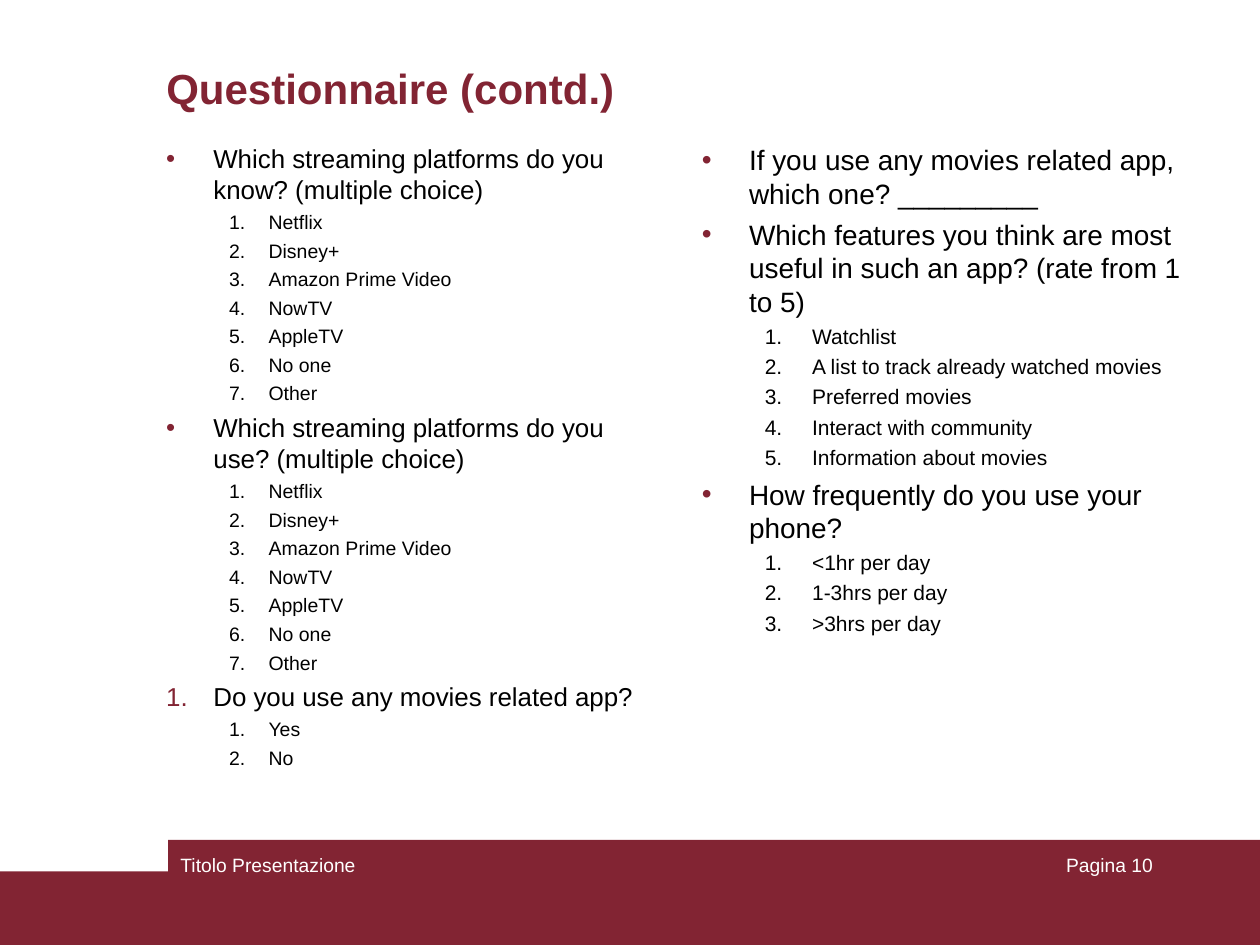
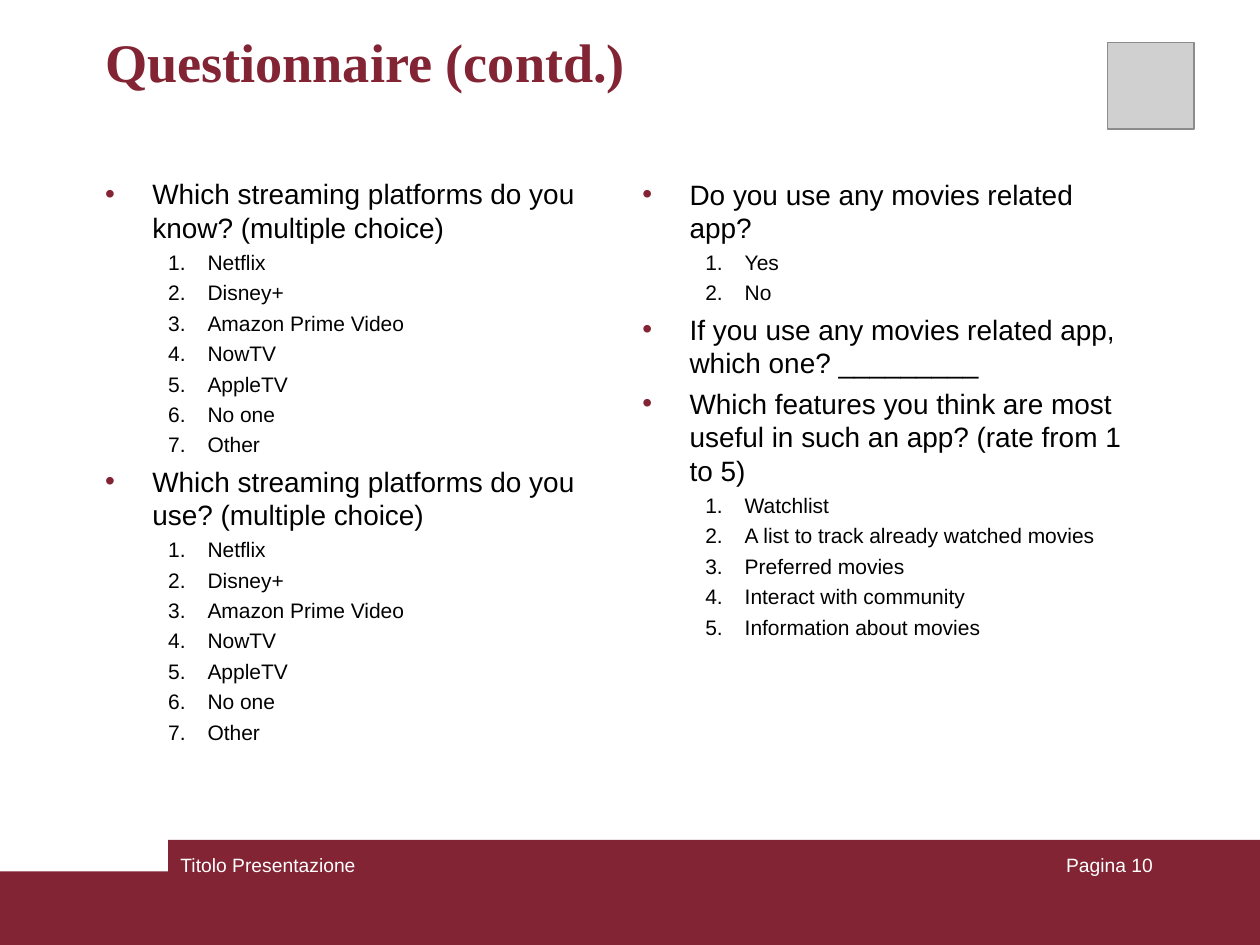
Before and after one commit to mauroficorella/Human-Computer-Interaction, a slide deck: slide 10 of Documentazione/CiakTime_HCI.ppt. Drawn at 1260x945 pixels with LibreOffice and Linux fonts; fonts in the diff are those of the drawing; grey boxes stand for pictures. Boxes give left, top, right and bottom in pixels: in the first picture for what was removed or moved away, otherwise in the second. Text is boxed around its words. In the diff, an @@ line names an element or a change of style, - is before the commit and + after.

```diff
--- a/Documentazione/CiakTime_HCI.ppt
+++ b/Documentazione/CiakTime_HCI.ppt
@@ text "Questionnaire (contd.)": place and size @@
-text "Questionnaire (contd.)" at (166, 73, 614, 113)
+text "Questionnaire (contd.)" at (105, 44, 625, 92)
@@ text "Questionnaire (contd.)" at (105, 44, 625, 92): size 24 to 31 pt, font Arial to Times New Roman; line spacing 1 to 0.8 @@
@@ picture added at (1108, 43, 1194, 130) @@
@@ text "Which streaming platforms do you ...": place and size @@
-text "Which streaming platforms do you ..." at (213, 149, 632, 765)
+text "Which streaming platforms do you ..." at (152, 183, 574, 741)
@@ text "Which streaming platforms do you ..." at (152, 183, 574, 741): size 14.8 to 16 pt in "Which streaming platforms do you know? (multiple ...", "Which streaming platforms do you use? (multiple ..."; size 11.1 to 12 pt in "Netflix", "Disney+", "Amazon Prime Video", "NowTV" and 10 more places @@
@@ text "Do you use any movies ...": place and size @@
-text "Do you use any movies ..." at (749, 149, 1181, 635)
+text "Do you use any movies ..." at (690, 184, 1121, 636)
@@ text at (690, 184, 1072, 301): paragraphs added @@
+• Do you use any movies related app?
+  1. Yes
+  2. No
@@ text at (745, 497, 1094, 636): indent changed @@
@@ text at (749, 484, 1141, 635): paragraphs removed @@
-• How frequently do you use your phone?
-  1. <1hr per day
-  2. 1-3hrs per day
-  3. >3hrs per day
@@ text at (213, 687, 632, 765): paragraphs removed @@
-1. Do you use any movies related app?
-  1. Yes
-  2. No
```
Also in this commit, not shown: 1 other slide changed.
